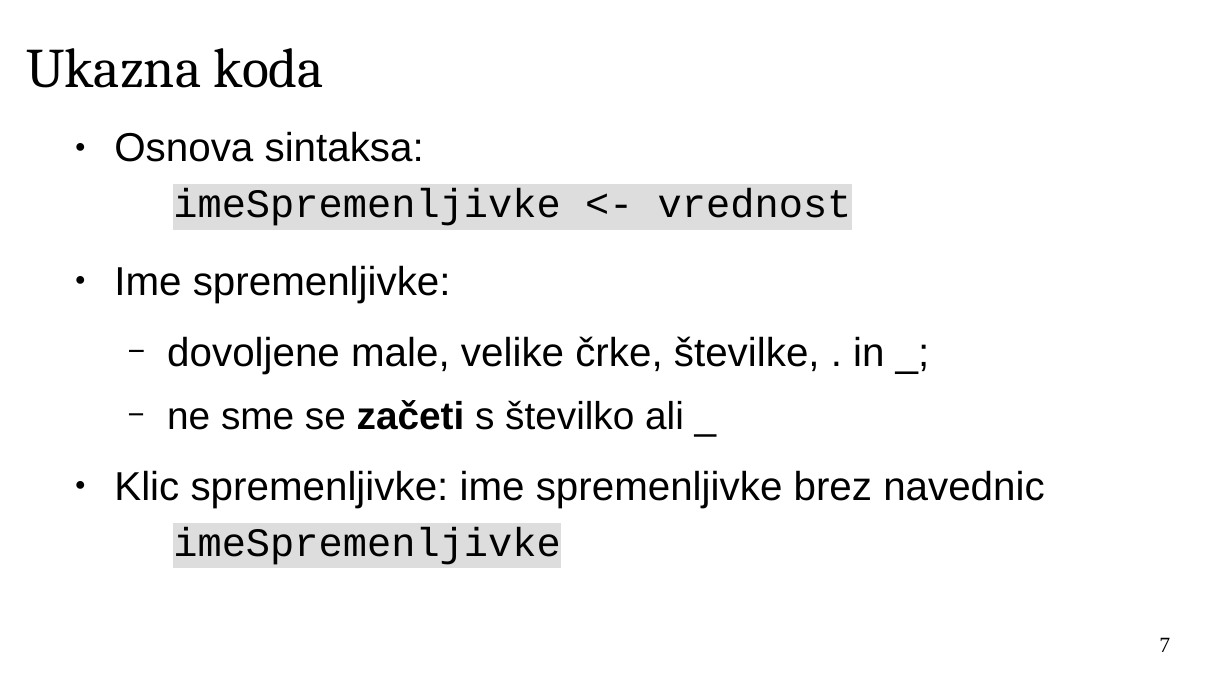
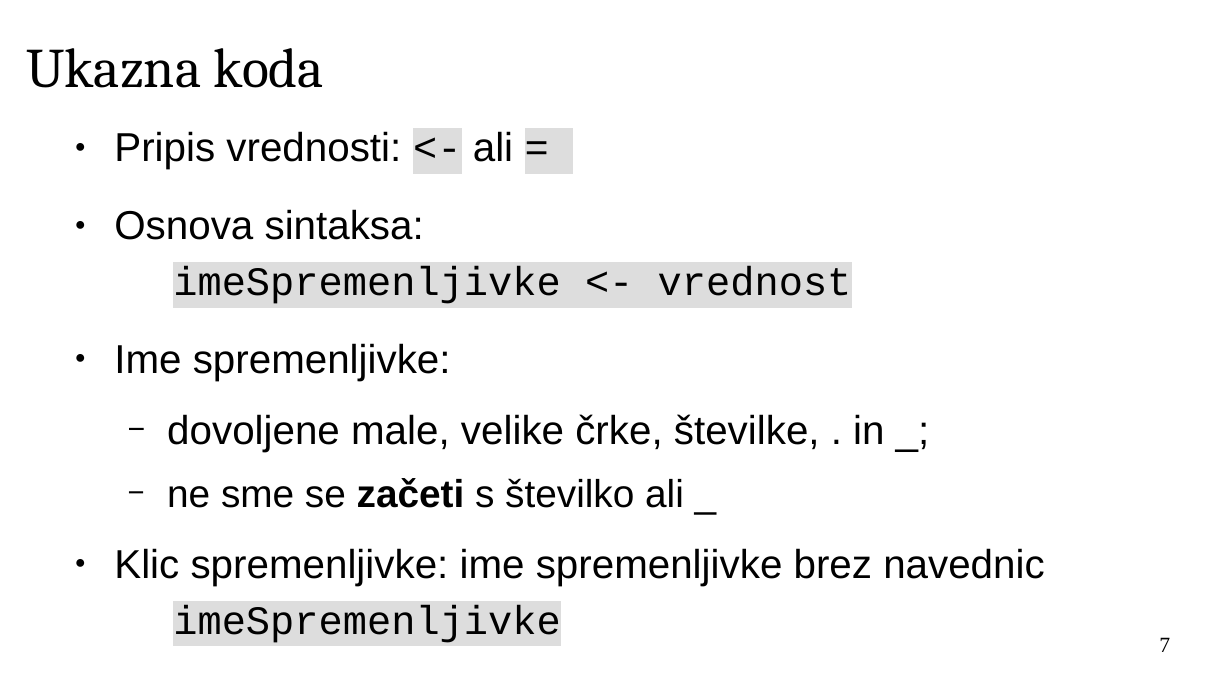
Before and after one commit to janaobsteter/R_tecaj, a slide deck: slide 7 of IT_Rtecaj.odp. Drawn at 1232x693 pixels with LibreOffice and Linux fonts; fonts in the diff are those of the drawing; background and template pictures are left out. Boxes give left, top, right and bottom in pixels: in the first picture for what was removed or moved away, otherwise in the second. Text is boxed around its words. In the diff, an @@ line names an element or a change of style, - is before the commit and + after.

```diff
--- a/IT_Rtecaj.odp
+++ b/IT_Rtecaj.odp
@@ text at box(114, 131, 513, 169): paragraph added @@
+● Pripis vrednosti: <- ali =
```
Also in this commit, not shown: 12 other slides changed, 3 slides added.
